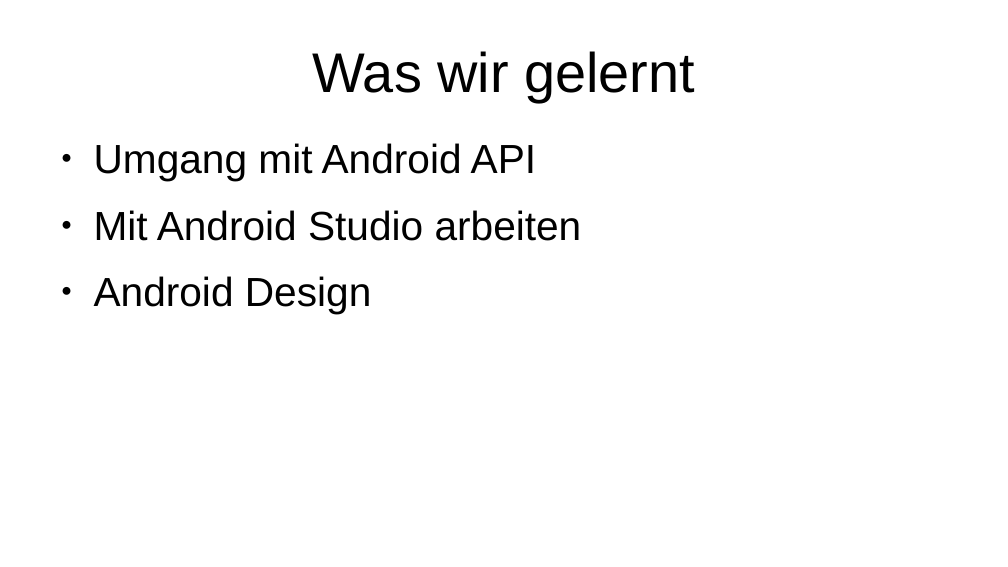
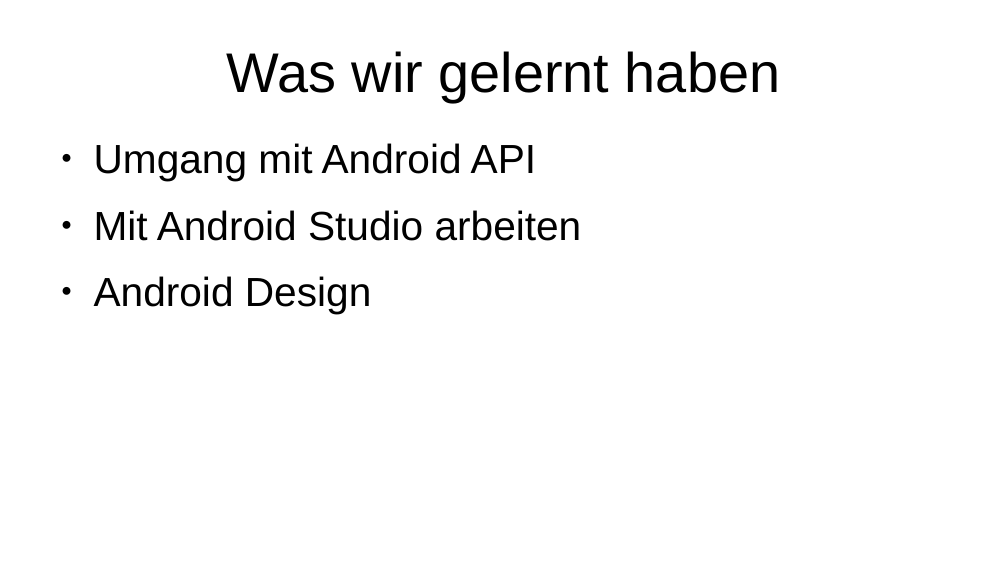
Before and after one commit to fh-erfurt/KochbuchPME, a slide deck: slide 4 of präsentation/präsentation 3.odp. Drawn at 1008x567 pixels with LibreOffice and Linux fonts; fonts in the diff are those of the drawing. Boxes give left, top, right and bottom in pixels: in the first picture for what was removed or moved away, otherwise in the second. Text is boxed around its words. In the diff, an @@ line names an element or a change of style, - is before the commit and + after.

```diff
--- a/präsentation/präsentation 3.odp
+++ b/präsentation/präsentation 3.odp
@@ title at box(227, 51, 780, 102): text changed @@
-Was wir gelernt
+Was wir gelernt haben
```
Also in this commit, not shown: 12 other files.
